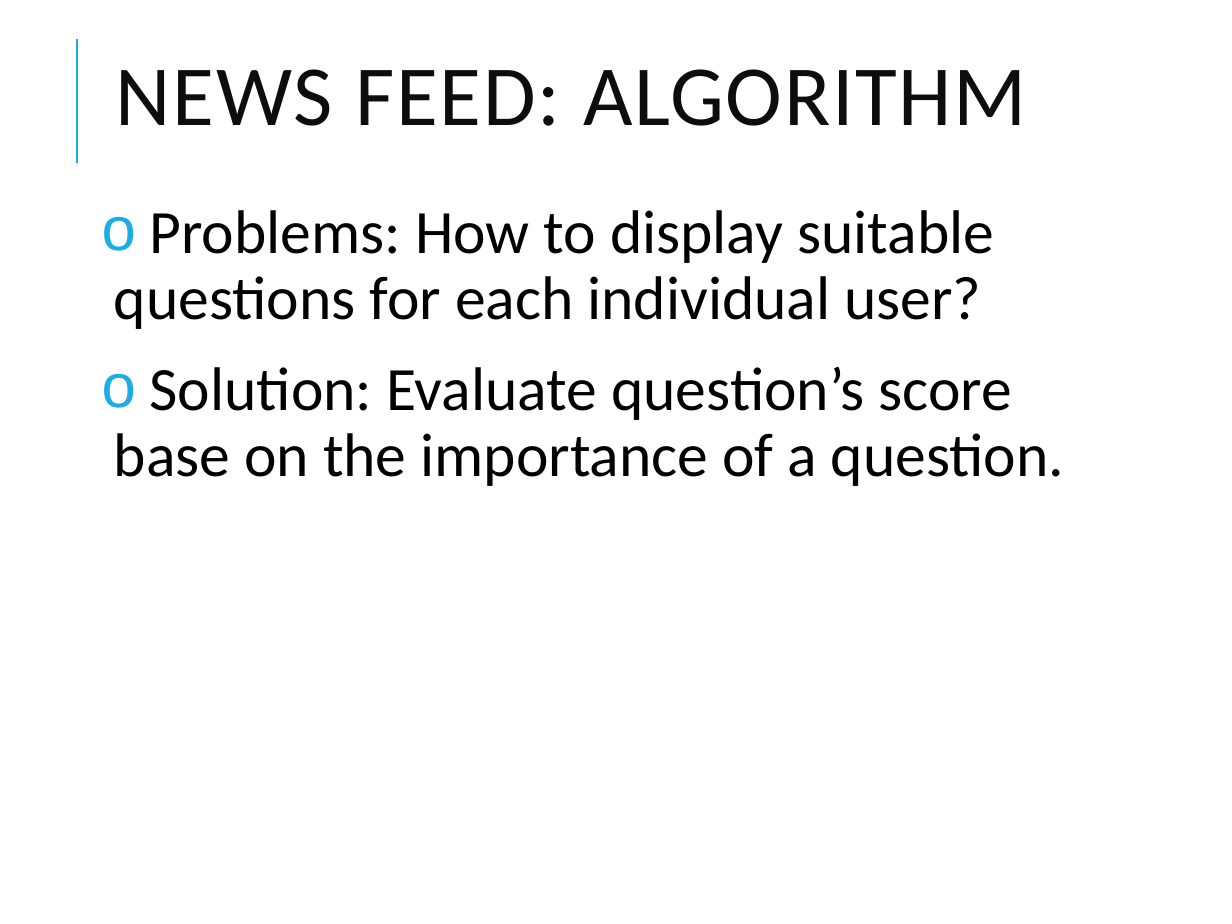
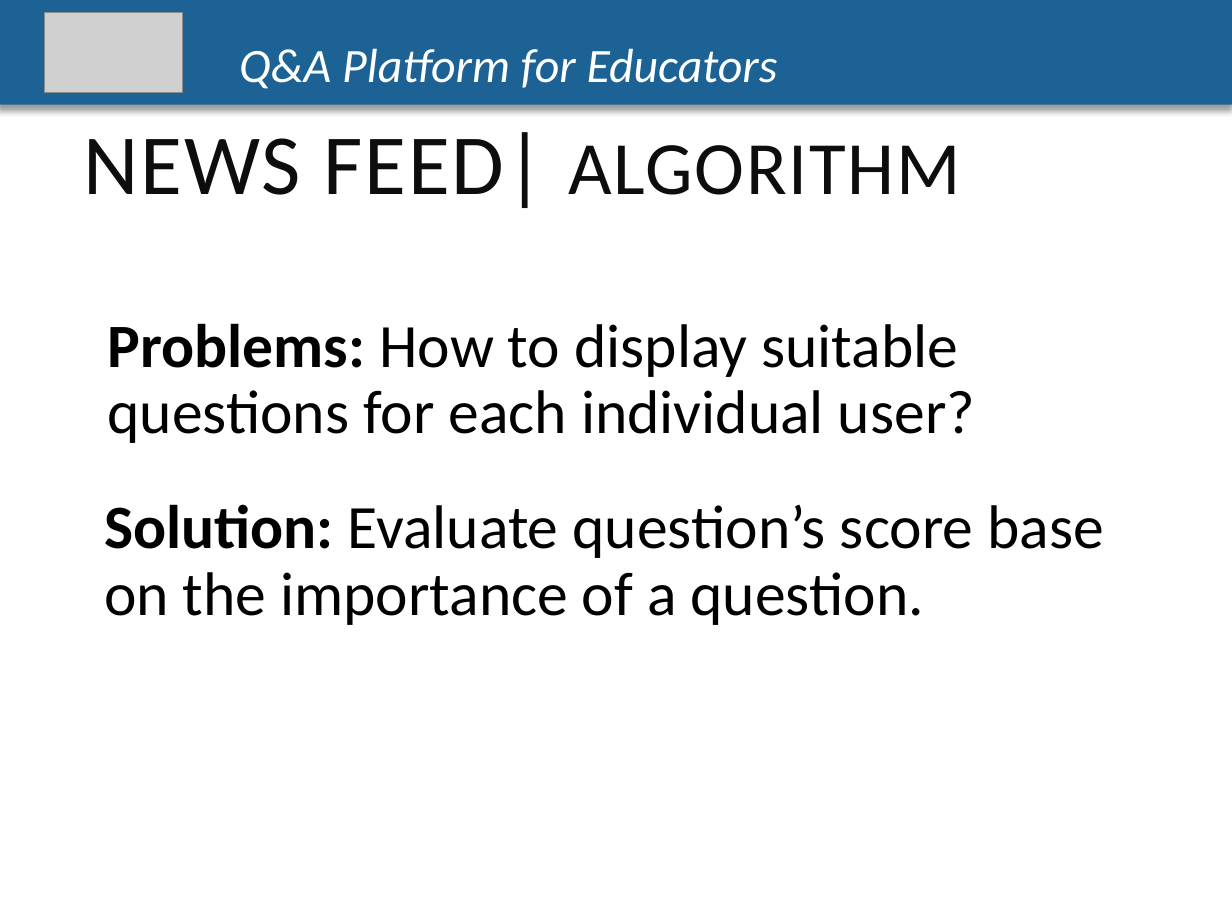
Before and after one commit to CapstoneTeam11/Document, a slide deck: slide 26 of Q-A-PLATFORM-FOR-EDUCATORS-1 (1).pptx (slide 16 before the commit). Drawn at 1232x924 pixels with LibreOffice and Linux fonts; fonts in the diff are those of the drawing; grey boxes stand for pictures. Boxes give left, top, right and bottom in pixels: in the first picture for what was removed or moved away, otherwise in the second. Text is boxed around its words. In the diff, an @@ line names an element or a change of style, - is before the commit and + after.

```diff
--- a/Q-A-PLATFORM-FOR-EDUCATORS-1 (1).pptx
+++ b/Q-A-PLATFORM-FOR-EDUCATORS-1 (1).pptx
@@ rectangle added at bbox=[0, 0, 1232, 105], fill #1D6294, 28 pt, text #FFFFFF, italic @@
+Q&A Platform for Educators
@@ picture added at bbox=[44, 12, 182, 92] @@
@@ line removed from (76, 163) to (76, 39) @@
@@ text "NEWS FEED| ALGORITHM" at bbox=[84, 132, 961, 208]: vertical alignment middle to top @@
@@ text at bbox=[84, 132, 961, 208]: text changed @@
-NEWS FEED: ALGORITHM
+NEWS FEED| ALGORITHM
@@ text at bbox=[114, 210, 994, 329]: paragraph removed @@
-o Problems: How to display suitable questions for each individual user?
@@ text added at bbox=[107, 323, 975, 443], 36 pt, text #000000 @@
+Problems: How to display suitable questions for each individual user?
@@ text "Solution: Evaluate question’s score base ...": place and size @@
-text "Solution: Evaluate question’s score base ..." at bbox=[114, 210, 1064, 486]
+text "Solution: Evaluate question’s score base ..." at bbox=[104, 504, 1104, 625]
@@ text "Solution: Evaluate question’s score base ..." at bbox=[104, 504, 1104, 625]: bold on in "Solution:"; bullet o to none @@
```
Also in this commit, not shown: 16 other slides changed, 38 slides added, 23 slides removed, 2 other files.
